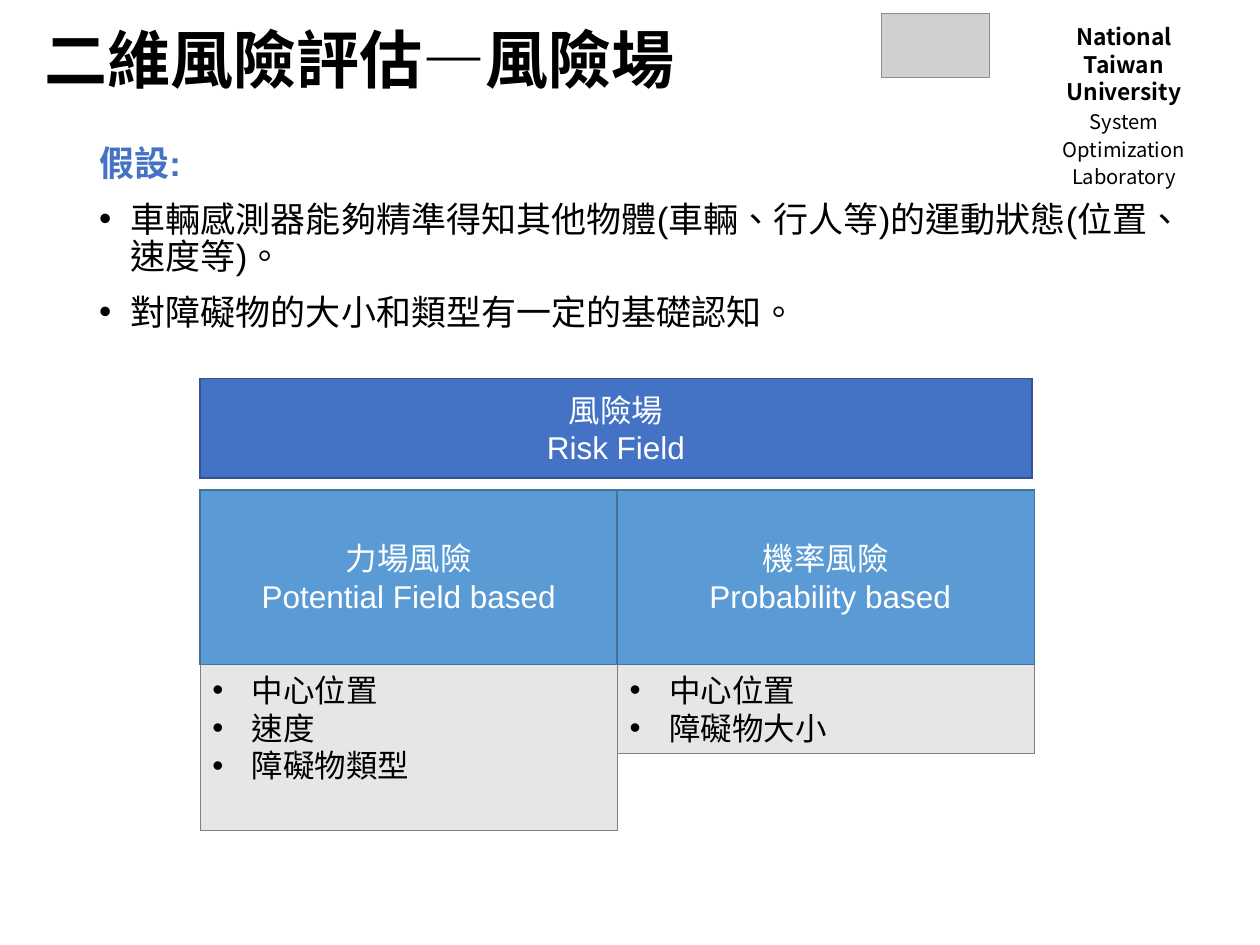
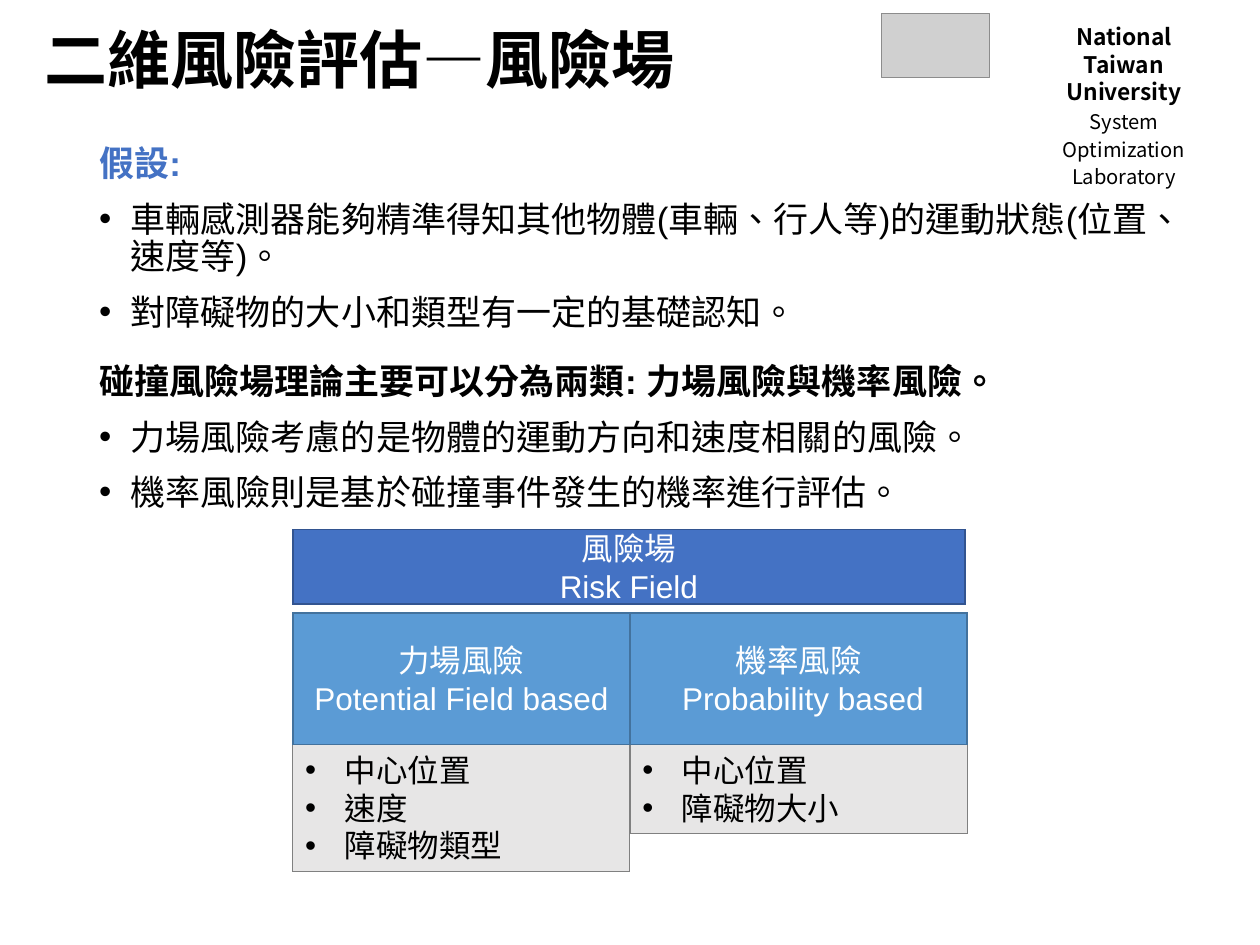
Before and after one commit to Yi-An-Wang/institute_information, a slide deck: slide 6 of path_planing/研討會/碰撞風險評估討論.pptx (slide 5 before the commit). Drawn at 1260x945 pixels with LibreOffice and Linux fonts; fonts in the diff are those of the drawing; grey boxes stand for pictures; background and template pictures are left out. Boxes give left, top, right and bottom in pixels: in the first picture for what was removed or moved away, otherwise in the second. Text is boxed around its words. In the diff, an @@ line names an element or a change of style, - is before the commit and + after.

```diff
--- a/path_planing/研討會/碰撞風險評估討論.pptx
+++ b/path_planing/研討會/碰撞風險評估討論.pptx
@@ text added at (x1=99, y1=364, x2=998, y2=508), 20 pt, text #000000 @@
+碰撞風險場理論主要可以分為兩類: 力場風險與機率風險。
+• 力場風險考慮的是物體的運動方向和速度相關的風險。
+• 機率風險則是基於碰撞事件發生的機率進行評估。
@@ rectangle "風險場" resized from (x1=200, y1=378, x2=1032, y2=478) to (x1=292, y1=529, x2=964, y2=604) @@
@@ rectangle "力場風險" resized from (x1=200, y1=490, x2=617, y2=665) to (x1=292, y1=614, x2=630, y2=745) @@
@@ rectangle "機率風險" resized from (x1=617, y1=490, x2=1034, y2=665) to (x1=630, y1=614, x2=968, y2=745) @@
@@ rectangle "中心位置" resized from (x1=200, y1=665, x2=617, y2=830) to (x1=292, y1=745, x2=630, y2=872) @@
@@ rectangle "中心位置" resized from (x1=617, y1=665, x2=1034, y2=755) to (x1=630, y1=745, x2=968, y2=834) @@
```
Also in this commit, not shown: 3 other slides changed, 11 slides added, 1 slide removed, 1 other file.
